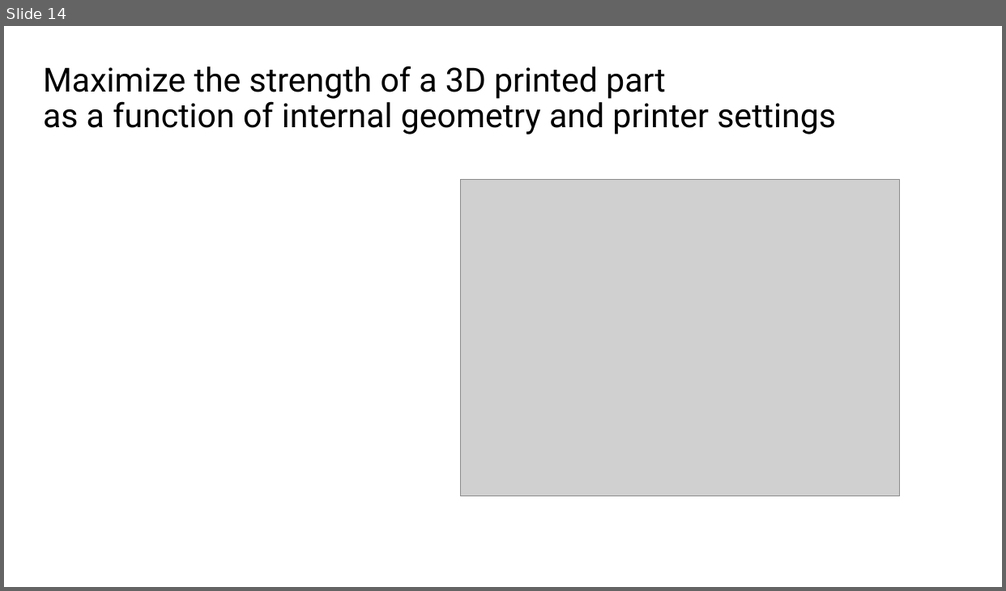
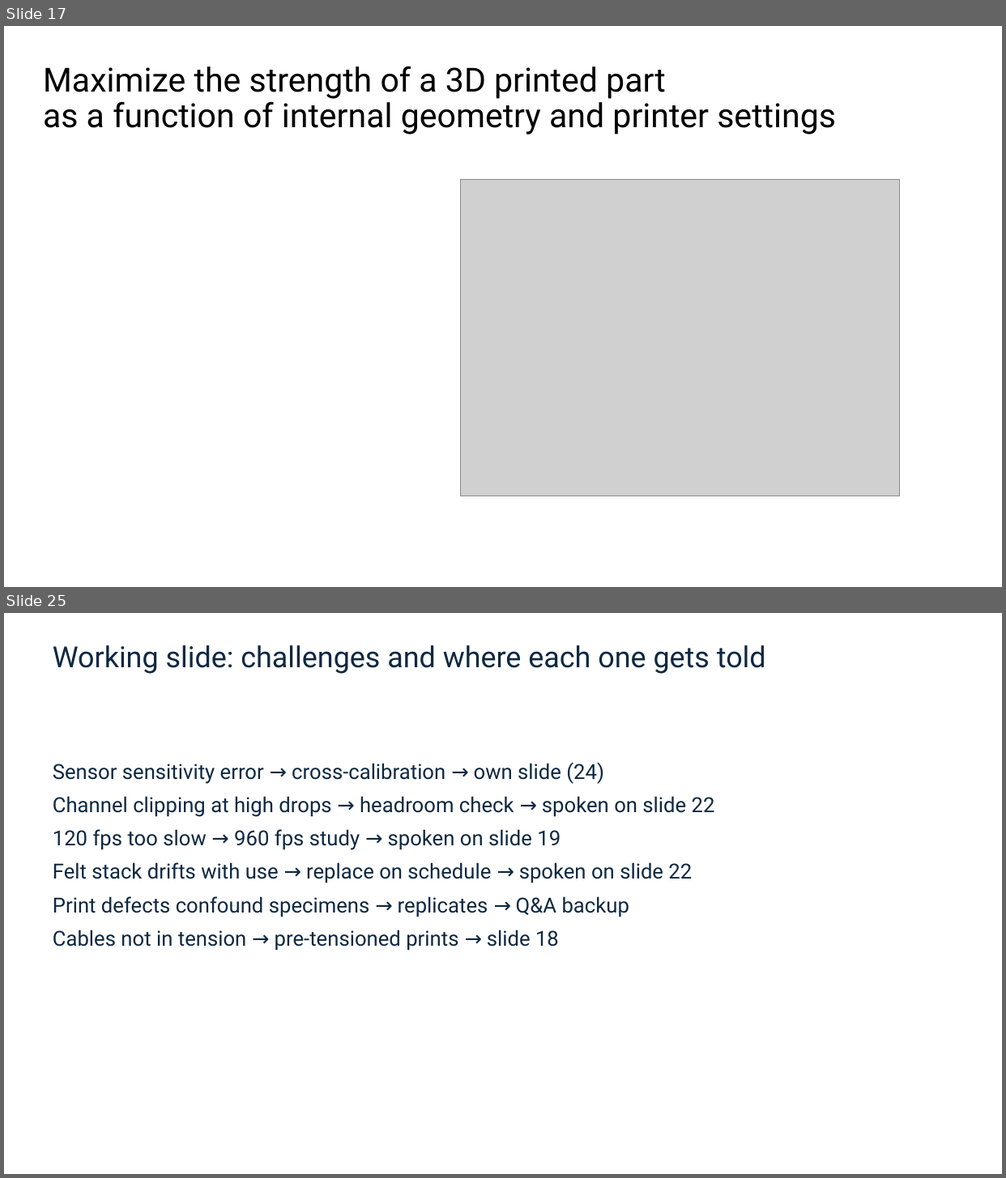
Before and after one commit to vertical-cloud-lab/tensegrity-optimization, a slide deck: presentation/Slide Decks/IDETC Supplement Slides (BO block + gap + video + accel).pptx. Shown one above the other, each under a label of ours: slide 14 before the commit, slides 17 and 25 after it; the slides between them are not shown. The pictures are 1006x591 and 1006x1178 pixels, drawn with LibreOffice and Linux fonts; fonts in the diff are those of the drawing; grey boxes stand for pictures. Boxes give left, top, right and bottom in pixels: in the first picture for what was removed or moved away, otherwise in the second. Text is boxed around its words. In the diff, an @@ line names an element or a change of style, - is before the commit and + after.

```diff
--- a/presentation/Slide Decks/IDETC Supplement Slides (BO block + gap + video + accel).pptx
+++ b/presentation/Slide Decks/IDETC Supplement Slides (BO block + gap + video + accel).pptx
@@ slide 25 added at <box>4,613,1002,1174</box>, background #FFFFFF @@
@@ title added at <box>53,645,766,674</box>, 28 pt, text #0E2841 @@
+Working slide: challenges and where each one gets told
@@ text added at <box>53,762,715,951</box>, 20 pt, text #0E2841 @@
+Sensor sensitivity error → cross-calibration → own slide (24)
+Channel clipping at high drops → headroom check → spoken on slide 22
+120 fps too slow → 960 fps study → spoken on slide 19
+Felt stack drifts with use → replace on schedule → spoken on slide 22
+Print defects confound specimens → replicates → Q&A backup
+Cables not in tension → pre-tensioned prints → slide 18
@@ what was slide 14 is now slide 17 @@
```
Also in this commit, not shown: 1 slide changed, 13 other slides added, 10 slides removed, 40 other files.
